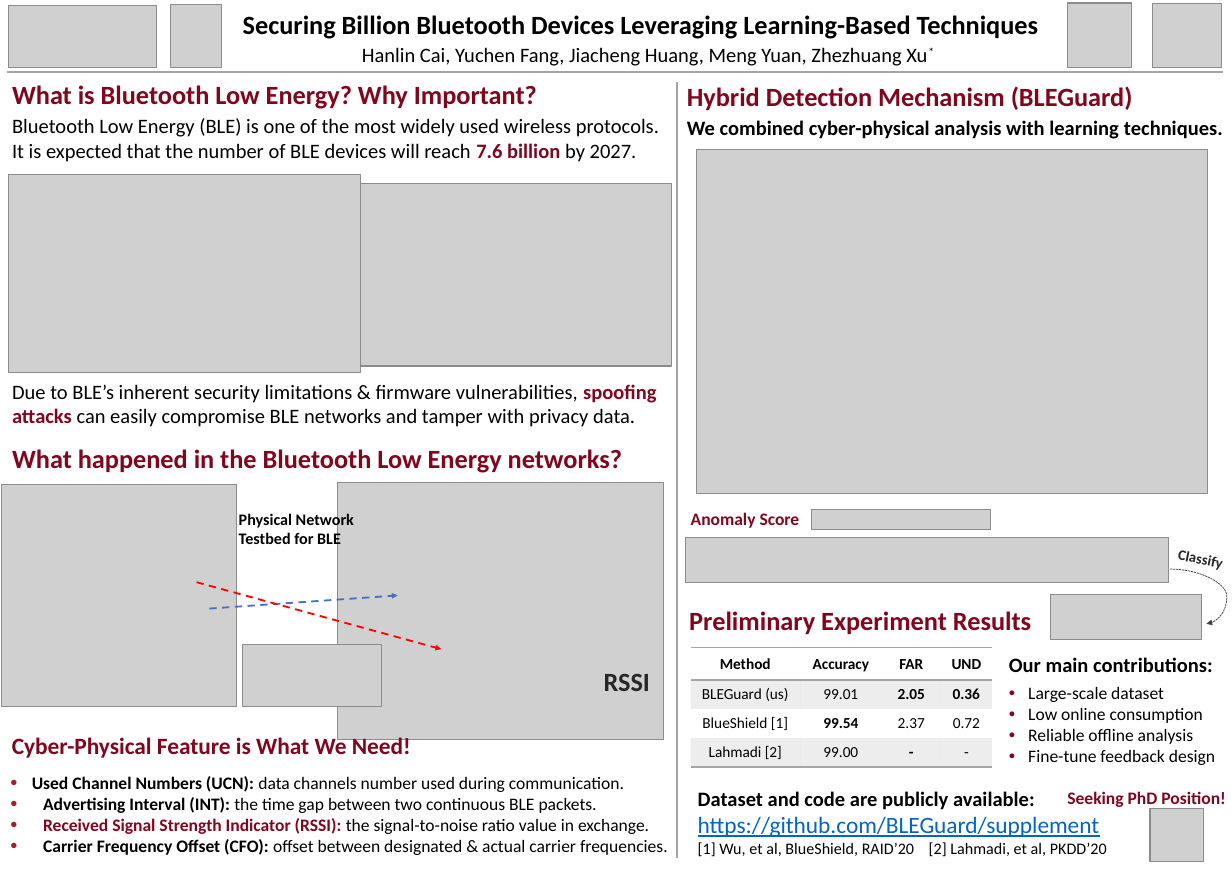
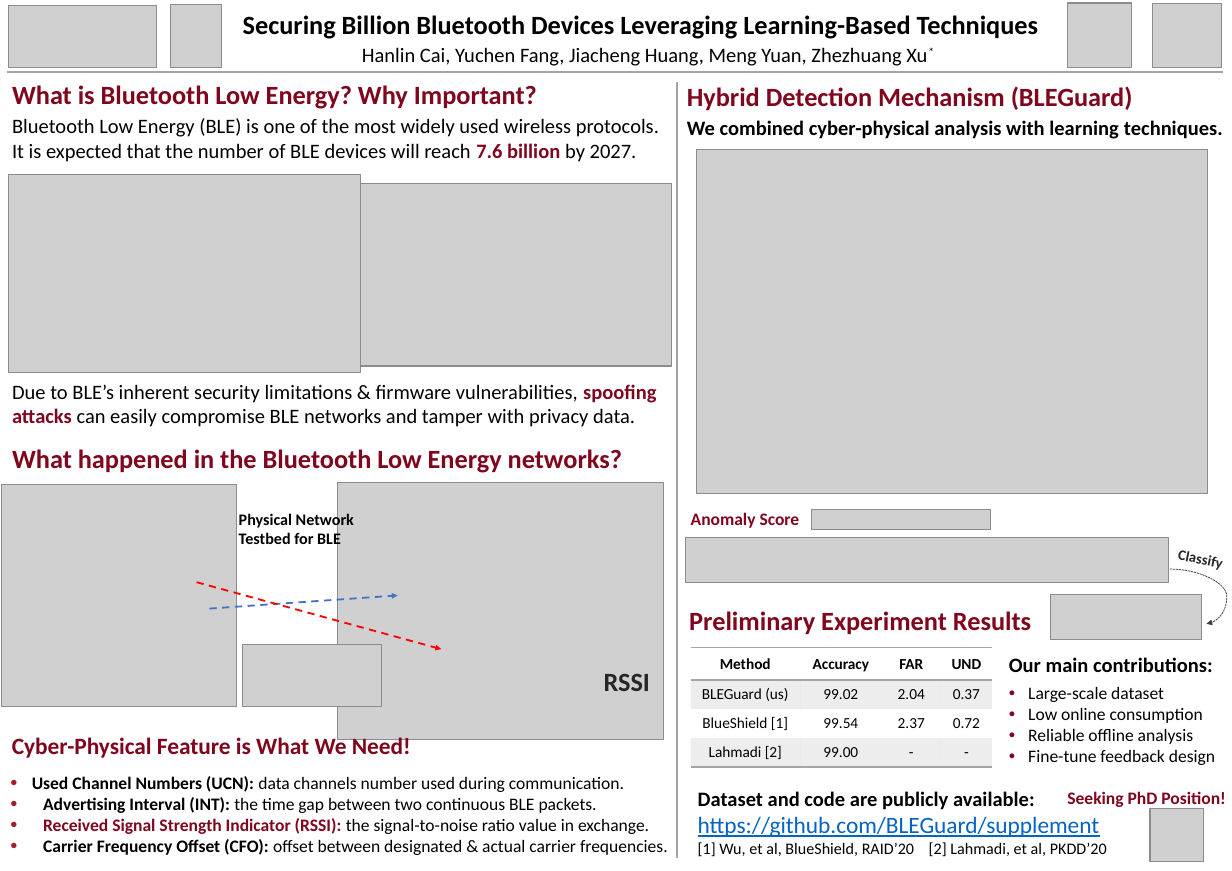
Before and after one commit to BLEGuard/supplement, a slide deck: slide 1 of BLEGuard_poster.pptx. Drawn at 1232x871 pixels with LibreOffice and Linux fonts; fonts in the diff are those of the drawing; grey boxes stand for pictures. Boxes give left, top, right and bottom in pixels: in the first picture for what was removed or moved away, otherwise in the second. Text is boxed around its words. In the diff, an @@ line names an element or a change of style, - is before the commit and + after.

```diff
--- a/BLEGuard_poster.pptx
+++ b/BLEGuard_poster.pptx
@@ table at bbox=[691, 648, 993, 767] @@
-row 2: BLEGuard (us) | 99.01 | 2.05 | 0.36
+row 2: BLEGuard (us) | 99.02 | 2.04 | 0.37
@@ bold off in "99.54", "-" @@
```
Also in this commit, not shown: 1 other file.
